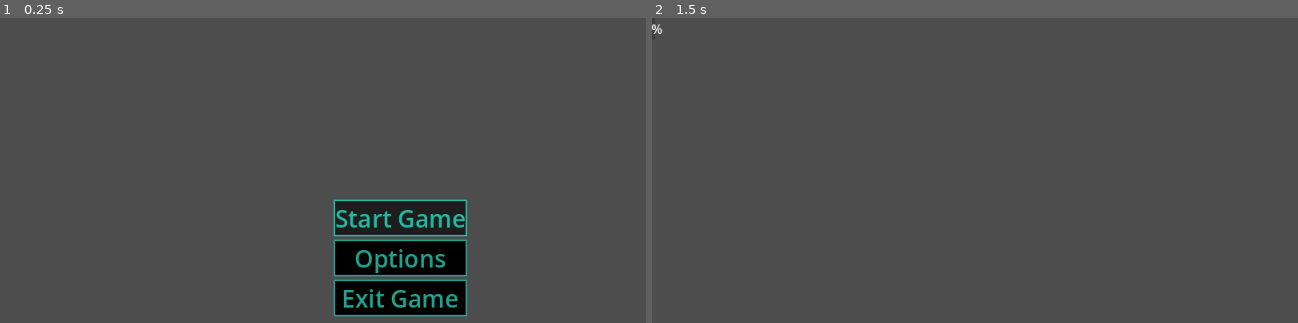
Above: before the commit, frames 1-2 (left to right).
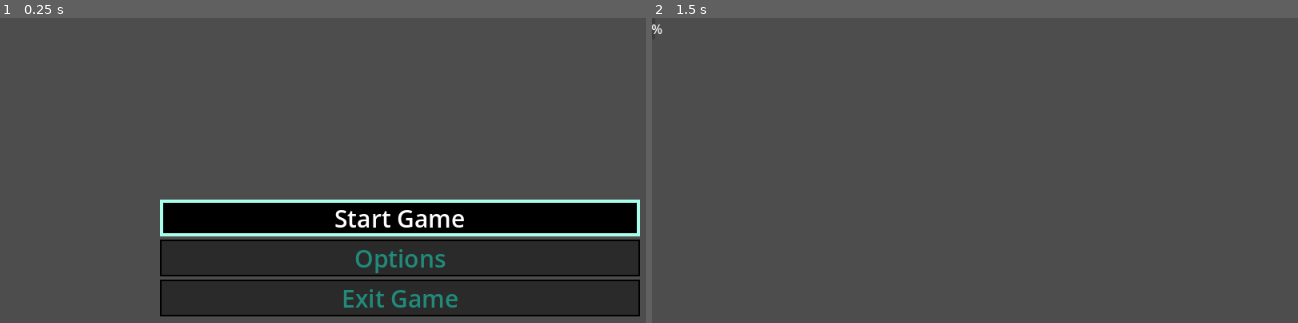
Above: after the commit, the same moments.

Repository: pozbliz/godot_asteroids
Game: Godot game, scene res://main/main.tscn
Same seed, same stepped clock (60 frames per second), same inputs: the game is played once before the commit and once after it.
Inputs (mouse positions are in pixels of both pictures, inside the frame that each line leads up to):
- Up to frame 1 (0.25 s): no input
- Up to frame 2 (1.5 s): click "Start Game" at 0.5 s; tap Enter at 1.25 s; move the mouse to (1226, 234) at 1.27 s; hold Up (ui_up) from 1.28 s (still down); click (1226, 234) at 1.42 s

The runs differ from the first frame. In frame 1, 27% of the frame differs, in the area x 24-100%, y 59-99%; in frame 2, nothing differs.

Commit message:
feat: change theme on focus, hover

Diff:
--- a/ui/default_theme.tres
+++ b/ui/default_theme.tres
@@ -1,23 +1,33 @@
-[gd_resource type="Theme" load_steps=3 format=3 uid="uid://bunuwhfnqwadq"]
+[gd_resource type="Theme" load_steps=4 format=3 uid="uid://bunuwhfnqwadq"]
 
 [sub_resource type="StyleBoxFlat" id="StyleBoxFlat_y5boi"]
-bg_color = Color(0.113725, 0.113725, 0.113725, 1)
+bg_color = Color(0, 0, 0, 1)
+border_width_left = 4
+border_width_top = 4
+border_width_right = 4
+border_width_bottom = 4
+border_color = Color(0.660776, 0.994152, 0.923079, 1)
+
+[sub_resource type="StyleBoxFlat" id="StyleBoxFlat_i4llc"]
+bg_color = Color(0, 0, 0, 1)
+border_width_left = 4
+border_width_top = 4
+border_width_right = 4
+border_width_bottom = 4
+border_color = Color(0.658824, 0.996078, 0.921569, 1)
+
+[sub_resource type="StyleBoxFlat" id="StyleBoxFlat_vos2p"]
+bg_color = Color(0, 0, 0, 0.454902)
 border_width_left = 2
 border_width_top = 2
 border_width_right = 2
 border_width_bottom = 2
-border_color = Color(0.142131, 0.730857, 0.642296, 1)
-
-[sub_resource type="StyleBoxFlat" id="StyleBoxFlat_vos2p"]
-bg_color = Color(0, 0, 0, 1)
-border_width_left = 2
-border_width_top = 2
-border_width_right = 2
-border_width_bottom = 2
-border_color = Color(0.12549, 0.643137, 0.564706, 1)
+border_color = Color(0, 0, 0, 1)
 
 [resource]
-Button/colors/font_color = Color(0.125245, 0.642866, 0.565019, 1)
-Button/colors/font_focus_color = Color(0.141176, 0.729412, 0.643137, 1)
+Button/colors/font_color = Color(0.12549, 0.643137, 0.564706, 0.784314)
+Button/colors/font_focus_color = Color(1, 1, 1, 1)
+Button/font_sizes/font_size = 20
 Button/styles/focus = SubResource("StyleBoxFlat_y5boi")
+Button/styles/hover = SubResource("StyleBoxFlat_i4llc")
 Button/styles/normal = SubResource("StyleBoxFlat_vos2p")
--- a/ui/ui.tscn
+++ b/ui/ui.tscn
@@ -48,18 +48,17 @@
 
 [node name="MarginContainer" type="MarginContainer" parent="MainMenu"]
 layout_mode = 1
-anchors_preset = 8
-anchor_left = 0.5
+anchors_preset = 14
 anchor_top = 0.5
-anchor_right = 0.5
+anchor_right = 1.0
 anchor_bottom = 0.5
-offset_left = -48.0
-offset_top = -50.5
-offset_right = 48.0
-offset_bottom = 50.5
+offset_top = -73.0
+offset_bottom = 73.0
 grow_horizontal = 2
 grow_vertical = 2
 focus_mode = 2
+theme_override_constants/margin_left = 200
+theme_override_constants/margin_right = 200
 
 [node name="VBoxContainer" type="VBoxContainer" parent="MainMenu/MarginContainer"]
 layout_mode = 2
@@ -81,26 +80,27 @@
 
 [node name="PauseMenu" type="Control" parent="."]
 layout_mode = 3
-anchors_preset = 0
-offset_right = 40.0
-offset_bottom = 40.0
+anchors_preset = 15
+anchor_right = 1.0
+anchor_bottom = 1.0
+grow_horizontal = 2
+grow_vertical = 2
 theme = ExtResource("3_wl5ax")
 metadata/_edit_group_ = true
 
 [node name="MarginContainer" type="MarginContainer" parent="PauseMenu"]
 layout_mode = 1
-anchors_preset = 8
-anchor_left = 0.5
+anchors_preset = 14
 anchor_top = 0.5
-anchor_right = 0.5
+anchor_right = 1.0
 anchor_bottom = 0.5
-offset_left = 394.5
-offset_top = 201.0
-offset_right = 565.5
-offset_bottom = 359.0
+offset_top = -98.0
+offset_bottom = 98.0
 grow_horizontal = 2
 grow_vertical = 2
 focus_mode = 2
+theme_override_constants/margin_left = 200
+theme_override_constants/margin_right = 200
 
 [node name="VBoxContainer" type="VBoxContainer" parent="PauseMenu/MarginContainer"]
 layout_mode = 2
